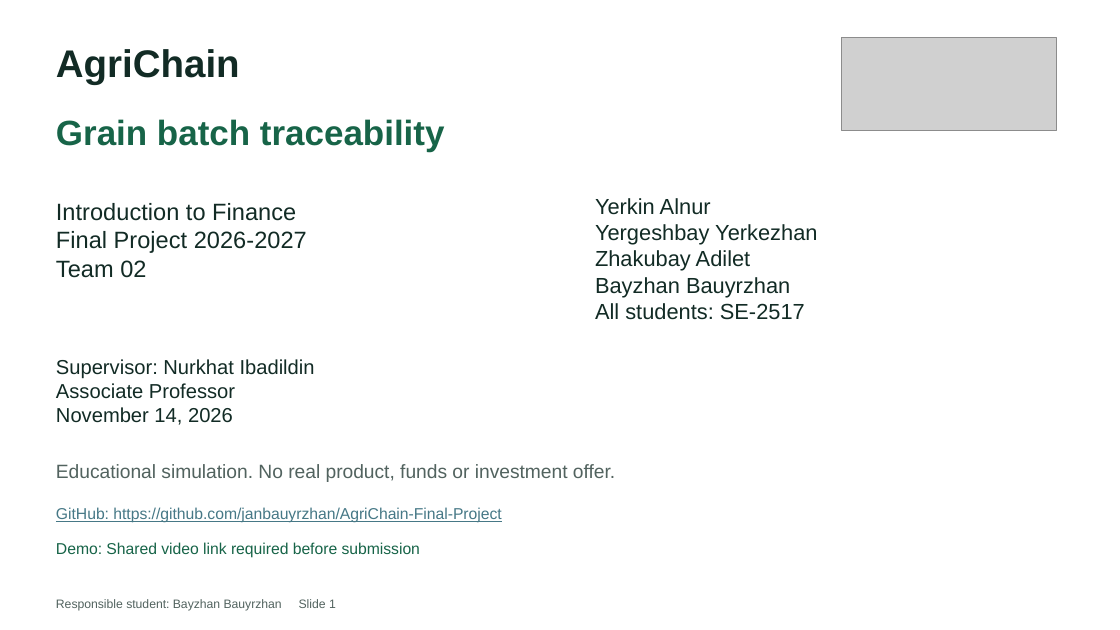
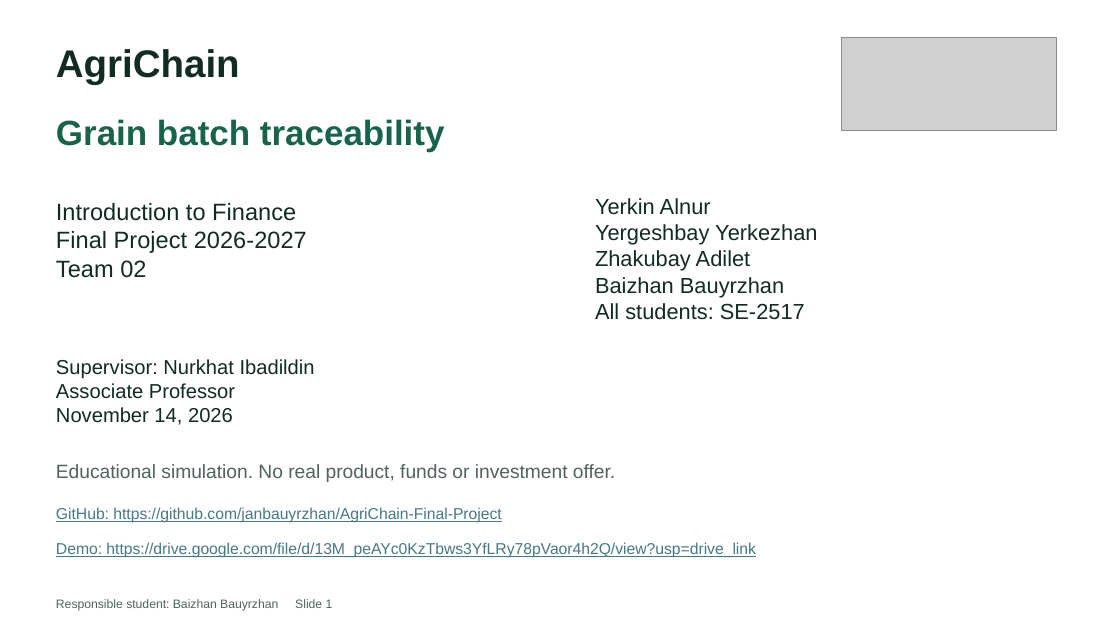
Before and after one commit to janbauyrzhan/AgriChain-Final-Project, a slide deck: slide 1 of deliverables/Team02_FP_Presentation.pptx. Drawn at 1120x630 pixels with LibreOffice and Linux fonts; fonts in the diff are those of the drawing; grey boxes stand for pictures. Boxes give left, top, right and bottom in pixels: in the first picture for what was removed or moved away, otherwise in the second. Text is boxed around its words. In the diff, an @@ line names an element or a change of style, - is before the commit and + after.

Commit message:
Correct Baizhan Bauyrzhan, add Drive demo link and remove extra submission materials

```diff
--- a/deliverables/Team02_FP_Presentation.pptx
+++ b/deliverables/Team02_FP_Presentation.pptx
@@ text at (x1=595, y1=277, x2=784, y2=297): text changed @@
-Bayzhan Bauyrzhan
+Baizhan Bauyrzhan
@@ text at (x1=56, y1=542, x2=756, y2=558): text changed; text colour #176448 to #467886 @@
-Demo: Shared video link required before submission
+Demo: https://drive.google.com/file/d/13M_peAYc0KzTbws3YfLRy78pVaor4h2Q/view?usp=drive_link
@@ text at (x1=56, y1=599, x2=333, y2=611): text changed @@
-Responsible student: Bayzhan Bauyrzhan Slide 1
+Responsible student: Baizhan Bauyrzhan Slide 1
```
Also in this commit, not shown: 6 other slides changed, 13 other files.
